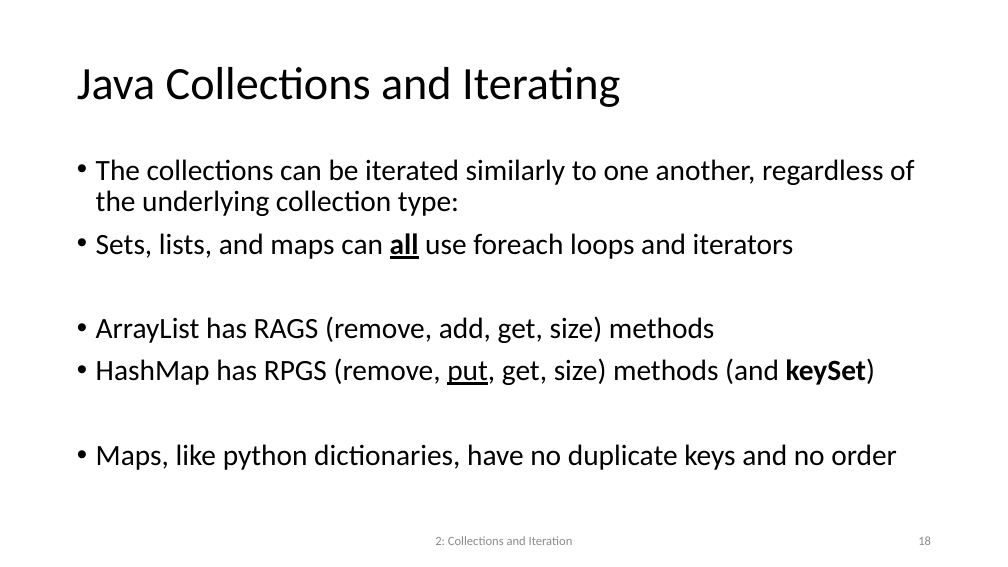
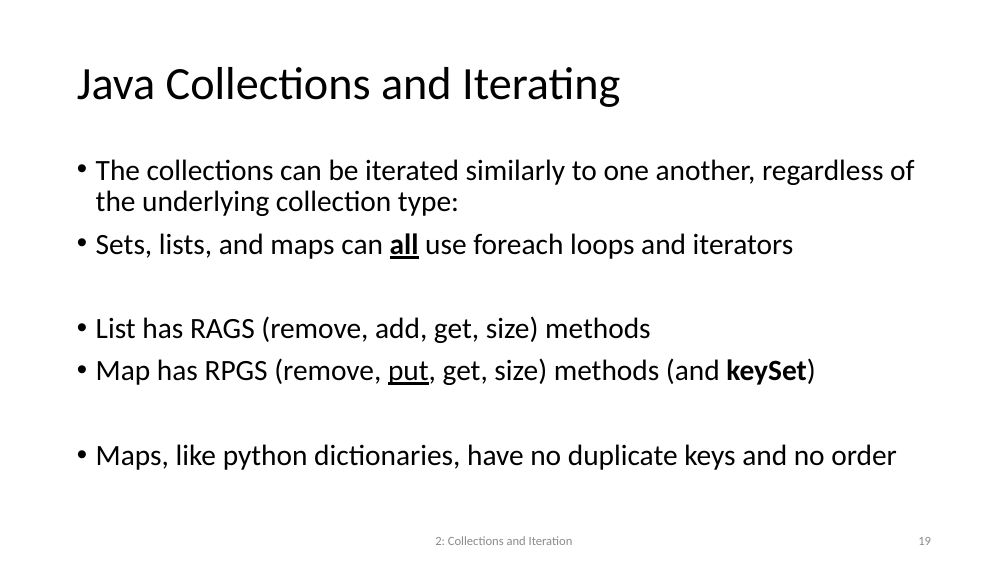
Before and after one commit to chriswu8/COMP2501, a slide deck: slide 19 of Lecture/2501Lesson02.pptx (slide 18 before the commit). Drawn at 1008x567 pixels with LibreOffice and Linux fonts; fonts in the diff are those of the drawing. Boxes give left, top, right and bottom in pixels: in the first picture for what was removed or moved away, otherwise in the second. Text is boxed around its words. In the diff, an @@ line names an element or a change of style, - is before the commit and + after.

```diff
--- a/Lecture/2501Lesson02.pptx
+++ b/Lecture/2501Lesson02.pptx
@@ text at <box>96,316,815,385</box>: text changed @@
-• ArrayList has RAGS (remove, add, get, size) methods
-• HashMap has RPGS (remove, put, get, size) methods (and keySet)
+• List has RAGS (remove, add, get, size) methods
+• Map has RPGS (remove, put, get, size) methods (and keySet)
```
Also in this commit, not shown: 5 other slides changed, 1 slide added, 23 other files.
